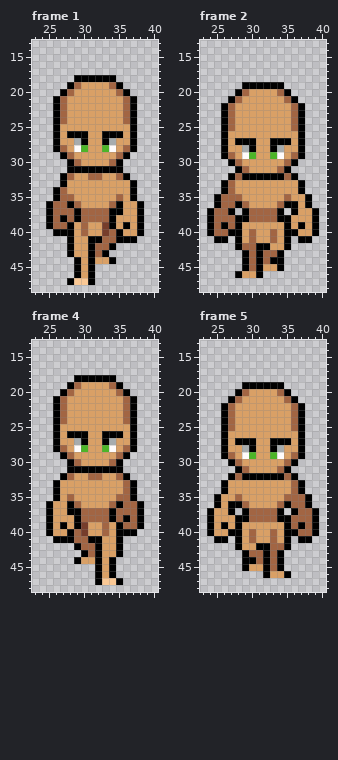
Pixel-art file: assets/Entities/Characters/Body_A/Animations/Walk_Base/Walk_Down.aseprite. This is how it looked before the edit.
64x64 pixels, 6 frames. Colours within 5 levels of each other are drawn and written as one. Shown: frame 1: x 23..40, y 13..48; frame 2: x 23..40, y 13..48; frame 4: x 23..40, y 13..48; frame 5: x 23..40, y 13..48. The commit also changed other frames, which this record leaves out.
Once edited:
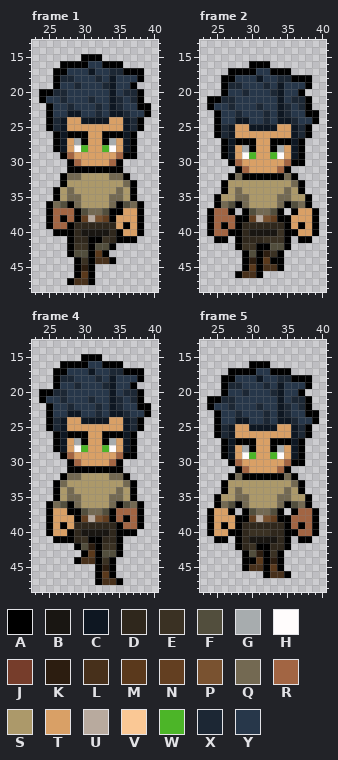
Palette (. is transparent): A #000000  B #191612  C #0e1722  D #2f271c  E #3a3123  F #524e3d  G #a7acae  H #fffcfc  J #763d2b  K #2c1d10  L #47301b  M #5a391c  N #633f21  P #795230  Q #736952  R #a26543  S #ac996a  T #d9a066  U #b8aa9e  V #fac895  W #4cb528  X #1c2734  Y #27374a
From old to new:
layer "Pants" added
layer "Boots" added
layer "Shirt" added
layer "Hair V1" added
Changed rows in their new state; - is an unchanged pixel.
Frame 1:
first column x 24:
15 ------AAA-------
16 ---AAAAYYAAA----
17 --AAYYYCYYXXAAA-
18 --AXXYYYXYCYYYA-
19 --AYYXYYYXCYYA--
20 AAXXYYYYYYCYXXA-
21 AYYXYYYXYYCXYXA-
22 -AYYXYYYXYCXYYAA
23 -AYYCCYYXYCCXYYA
24 -AXC--CCCC--CXA-
25 -AXC--------CXA-
26 ---C--------C---
27 ---C--------C---
28 ---C--------C---
29 -------------A--
32 ----QQSSSSQQ----
33 ----SSSSSSSSQ---
34 ---SQSSSSSSQS---
35 ---SQQSSSSQQS---
36 --QF-QSSSSQ-FQ--
37 ------FQQF------
38 ------NUPN------
39 -----DDDDDD-----
40 -----DBBBBD-----
41 -----DD--ED-----
42 -----EE-FF------
43 -----FF-M-------
44 ------E-LL------
45 ------K---------
46 ------M---------
47 -----LL---------
Frame 2:
first column x 24:
16 ------AAA-------
17 ---AAAAYYAAA----
18 --AAYYYCYYXXAAA-
19 --AXXYYYXYCYYYA-
20 --AYYXYYYXCYYA--
21 AAXXYYYYYYCYXXA-
22 AYYXYYYXYYCXYXA-
23 -AYYXYYYXYCXYYAA
24 -AYYCCYYXYCCXYYA
25 -AXC--CCCC--CXA-
26 -AXC--------CXA-
27 ---C--------C---
28 ---C--------C---
29 ---C--------C---
30 -------------A--
32 ----Q------Q----
33 ---SSSSSSSSSQ---
34 ---SQSSSSSSQS---
35 --SSQQSSSSQQSS--
36 --QF-QSSSSQ-FQ--
37 ------FQQF------
38 ------NUPN------
39 -----DDDDDD-----
40 -----DBBBBE-----
41 -----DDDEEE-----
42 -----EE--FF-----
43 ------F-KE------
44 ------K-M-------
45 ------M-LL------
46 -----LL---------
Frame 4:
first column x 24:
15 ------AAA-------
16 ---AAAAYYAAA----
17 --AAYYYCYYXXAAA-
18 --AXXYYYXYCYYYA-
19 --AYYXYYYXCYYA--
20 AAXXYYYYYYCYXXA-
21 AYYXYYYXYYCXYXA-
22 -AYYXYYYXYCXYYAA
23 -AYYCCYYXYCCXYYA
24 -AXC--CCCC--CXA-
25 -AXC--------CXA-
26 ---C--------C---
27 ---C--------C---
28 ---C--------C---
29 -------------A--
32 ----QQSSSSQQ----
33 ---QSSSSSSSSQ---
34 ---SQSSSSSSQS---
35 ---SQQSSSSQQS---
36 --QF-QSSSSQ-FQ--
37 ------FQQF------
38 ------NUPN------
39 -----DDDDDD-----
40 -----DBBBBD-----
41 -----DE--DD-----
42 ------FK-EE-----
43 -------M-FF-----
44 ------LL-E------
45 ---------K------
46 ---------M------
47 ---------LL-----
Frame 5:
first column x 24:
16 ------AAA-------
17 ---AAAAYYAAA----
18 --AAYYYCYYXXAAA-
19 --AXXYYYXYCYYYA-
20 --AYYXYYYXCYYA--
21 AAXXYYYYYYCYXXA-
22 AYYXYYYXYYCXYXA-
23 -AYYXYYYXYCXYYAA
24 -AYYCCYYXYCCXYYA
25 -AXC--CCCC--CXA-
26 -AXC--------CXA-
27 ---C--------C---
28 ---C--------C---
29 ---C--------C---
30 -------------A--
32 ----Q------Q----
33 ---SSSSSSSSSQ---
34 ---SQSSSSSSQS---
35 --SSQQSSSSQQSS--
36 --QF-QSSSSQ-FQ--
37 ------FQQF------
38 ------NUPN------
39 -----DDDDDD-----
40 -----DEEEDD-----
41 -----DBBBBD-----
42 -----DE--DD-----
43 ------FK-E------
44 -------M-K------
45 ------LL-M------
46 ---------LL-----
Changed places in both pictures, as pixel boxes (x1, y1, x2, y2):
changed: (39, 54, 151, 285)
changed: (207, 61, 319, 278)
changed: (39, 354, 151, 585)
changed: (207, 361, 319, 578)
